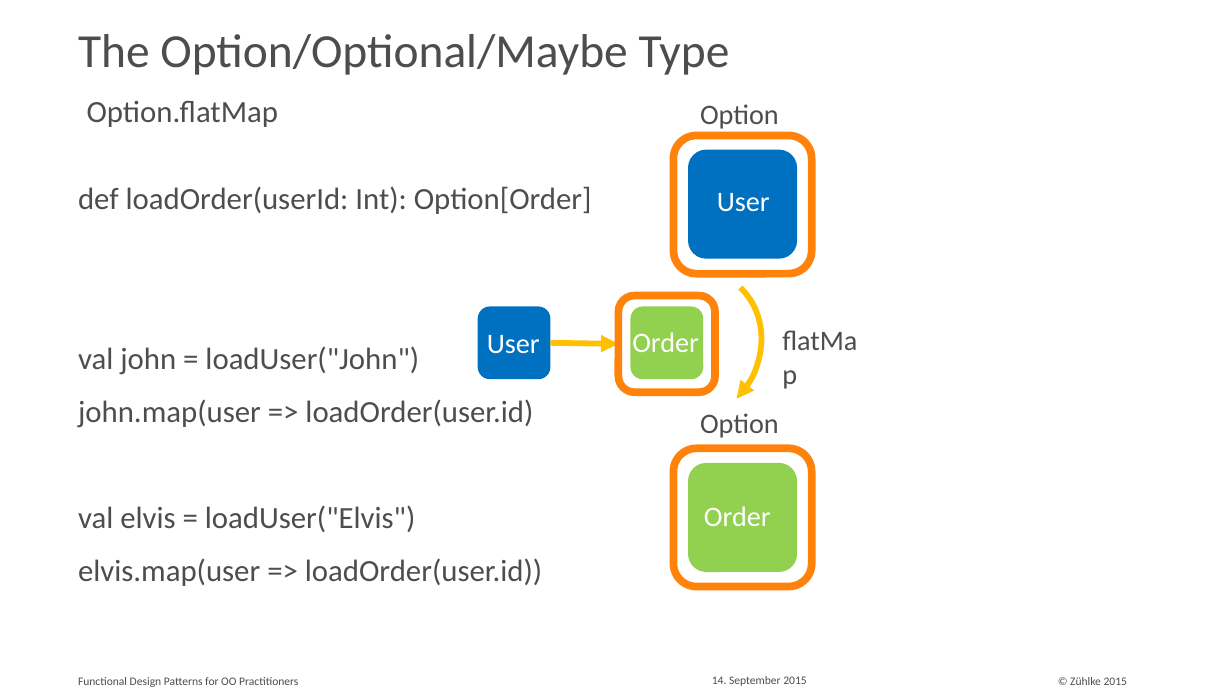
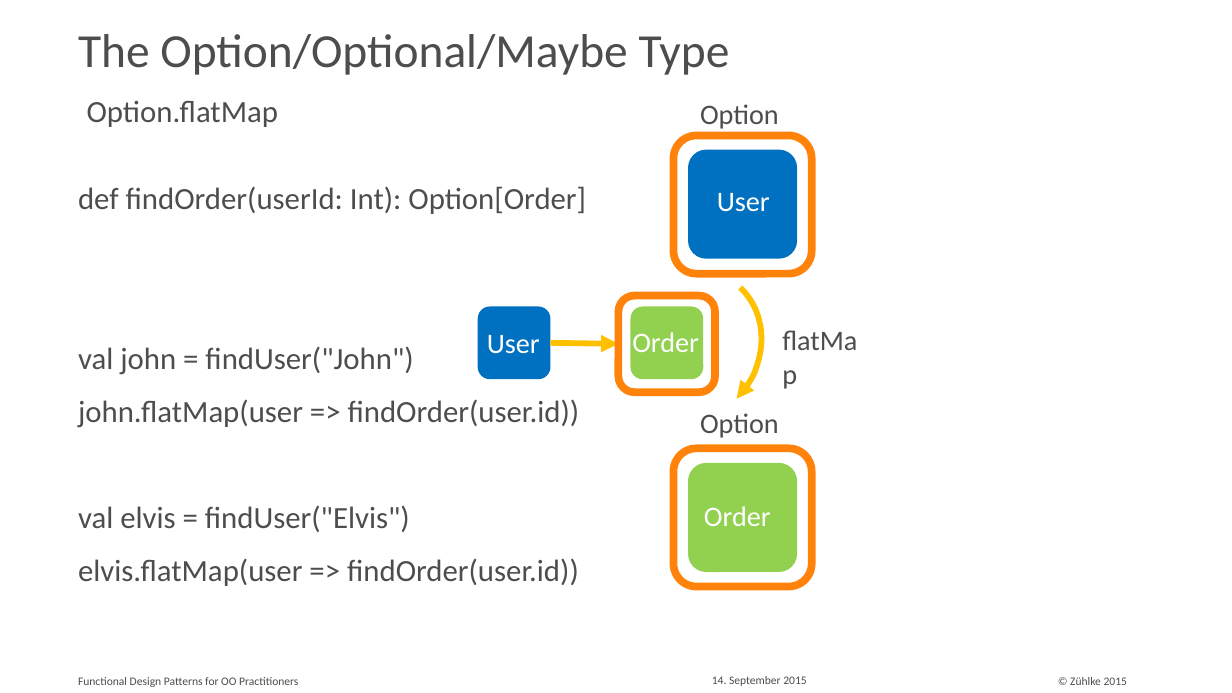
Before and after one commit to aax/zdays-fp-patterns, a slide deck: slide 20 of Functional Design Patterns for OO Practitioners.pptx. Drawn at 1232x693 pixels with LibreOffice and Linux fonts; fonts in the diff are those of the drawing. Boxes give left, top, right and bottom in pixels: in the first picture for what was removed or moved away, otherwise in the second. Text is boxed around its words. In the diff, an @@ line names an element or a change of style, - is before the commit and + after.

```diff
--- a/Functional Design Patterns for OO Practitioners.pptx
+++ b/Functional Design Patterns for OO Practitioners.pptx
@@ text at (78, 186, 586, 586): text changed @@
-def loadOrder(userId: Int): Option[Order]
-val john = loadUser("John")
-john.map(user => loadOrder(user.id)
-val elvis = loadUser("Elvis")
-elvis.map(user => loadOrder(user.id))
+def findOrder(userId: Int): Option[Order]
+val john = findUser("John")
+john.flatMap(user => findOrder(user.id))
+val elvis = findUser("Elvis")
+elvis.flatMap(user => findOrder(user.id))
```
Also in this commit, not shown: 8 other slides changed, 3 other files.
